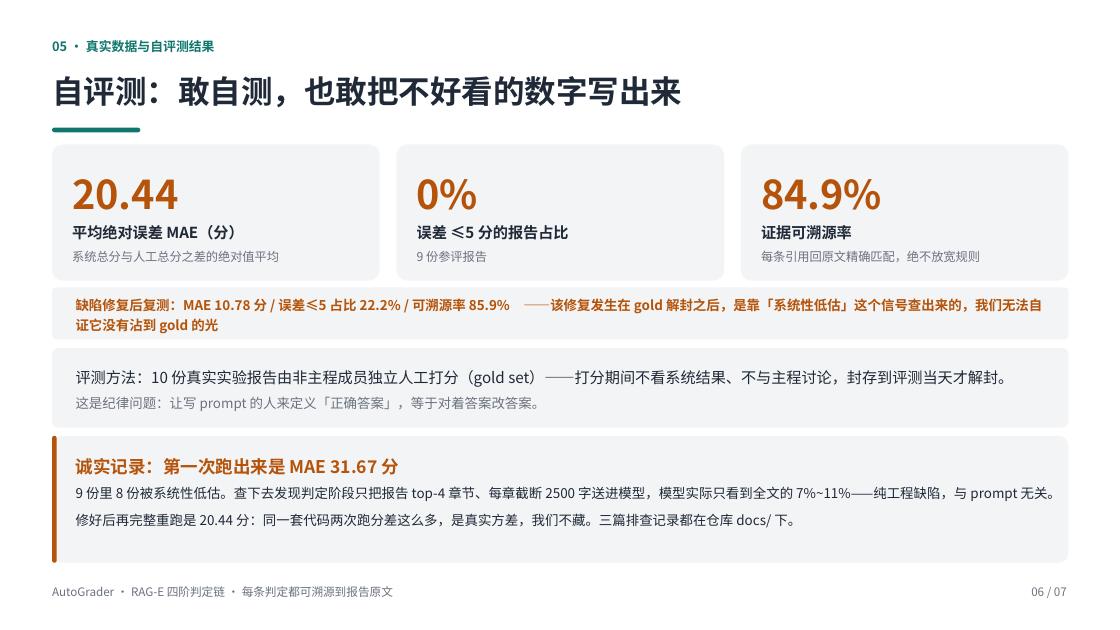
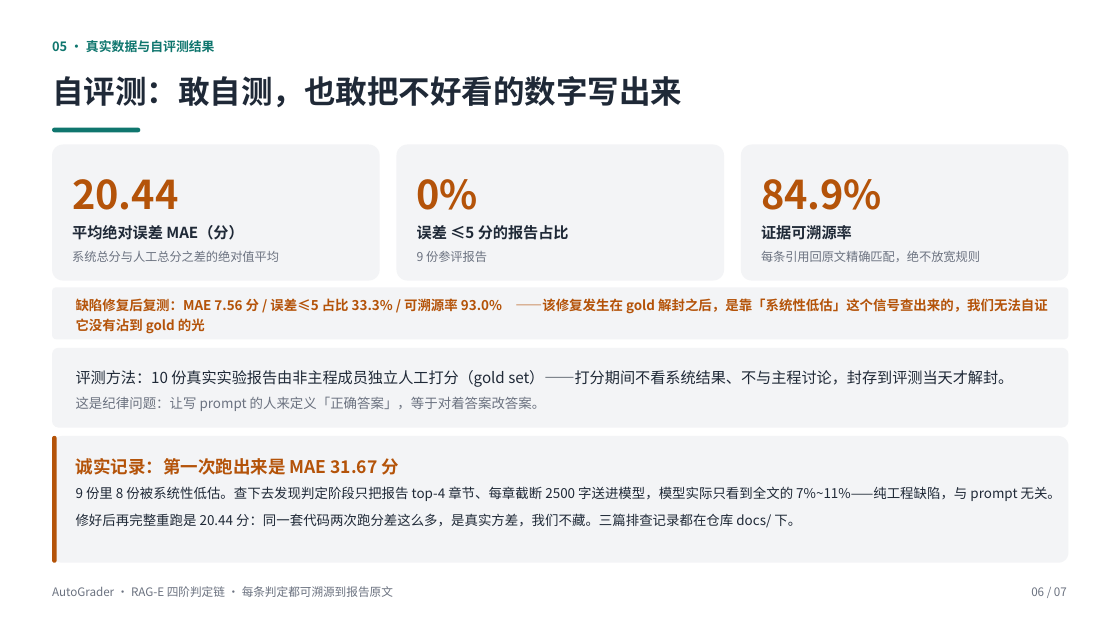
Before and after one commit to huangyuke914235/AutoGrader, a slide deck: slide 6 of AutoGrader-参赛答辩.pptx. Drawn at 1120x630 pixels with LibreOffice and Linux fonts; fonts in the diff are those of the drawing. Boxes give left, top, right and bottom in pixels: in the first picture for what was removed or moved away, otherwise in the second. Text is boxed around its words. In the diff, an @@ line names an element or a change of style, - is before the commit and + after.

Commit message:
material: 定稿三项指标为 7.56 / 33.3% / 93.0%（主页对照表、PPT、视频口播、社媒帖同步）；prompt: S4 明确禁止字符串内出现半角引号；docs: bugfix #2 补记「修复后仍偶发一次，兜底生效」

```diff
--- a/AutoGrader-参赛答辩.pptx
+++ b/AutoGrader-参赛答辩.pptx
@@ text at (76, 298, 1048, 314): text changed @@
-缺陷修复后复测：MAE 10.78 分 / 误差≤5 占比 22.2% / 可溯源率 85.9% ——该修复发生在 gold 解封之后，是靠「系统性低估」这个信号查出来的，我们无法自证它没有沾到 gold 的光
+缺陷修复后复测：MAE 7.56 分 / 误差≤5 占比 33.3% / 可溯源率 93.0% ——该修复发生在 gold 解封之后，是靠「系统性低估」这个信号查出来的，我们无法自证它没有沾到 gold 的光
```
Also in this commit, not shown: 6 other files.
